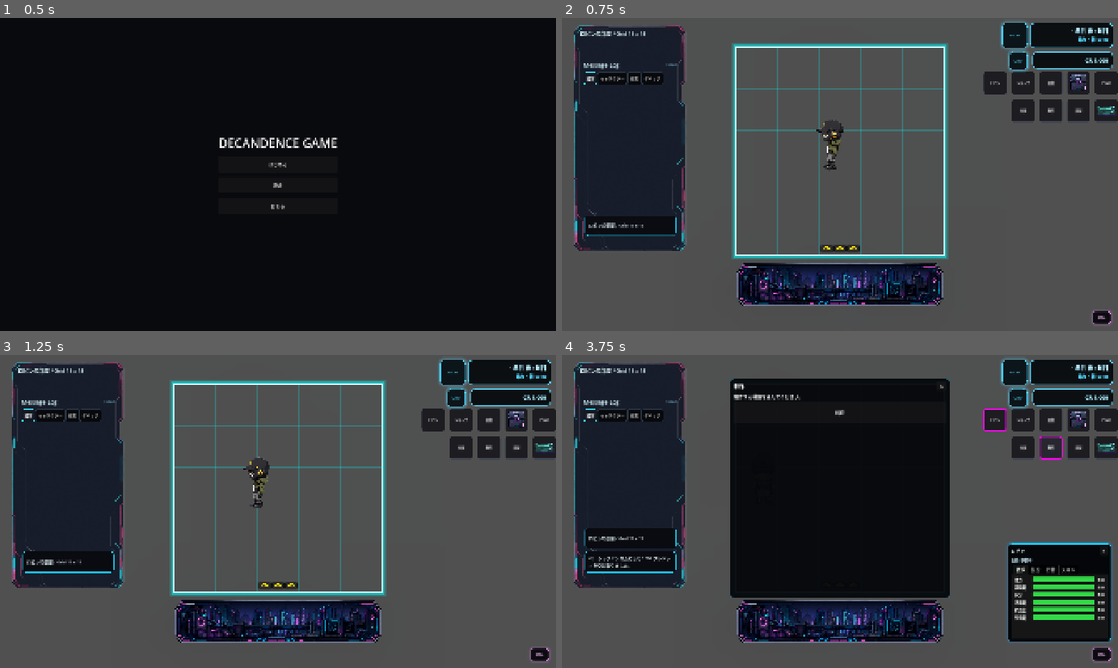
Above: before the commit, frames 1-4 (two rows, left to right).
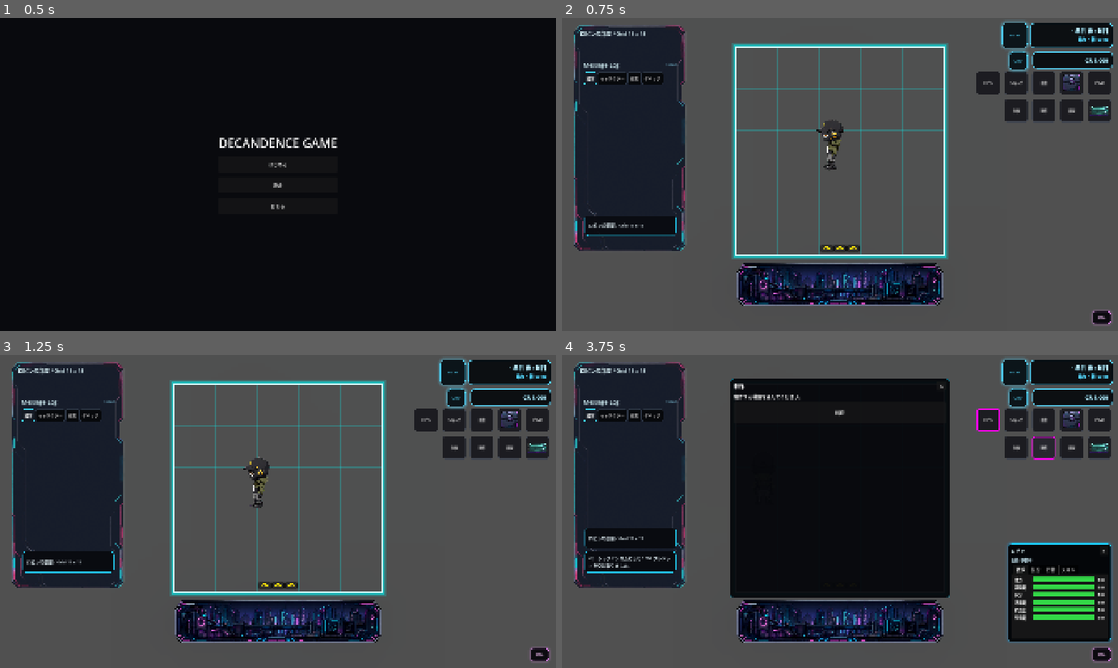
Above: after the commit, the same moments.

Repository: grimoire1089-coder/optimistic
Game: Godot game, scene res://Scenes/Boot/TitleScene.tscn
Two runs of this game, one before a commit and one after it. Both use one fixed random seed, a clock stepped at 60 frames per second and the inputs below. Sound files missing from this copy of the repository are replaced by a short silence.
Inputs:
- Up to frame 1 (0.5 s): no input
- Up to frame 2 (0.75 s): click "はじめる" at 0.5 s
- Up to frame 3 (1.25 s): no input
- Up to frame 4 (3.75 s): click "BGM" at 1.25 s; click "OFF" at 2 s; click "ロビン" at 2.75 s; click "制作" at 3.5 s

Frame 1 is identical in both runs. In frame 2, 1.7% of the frame differs, in the area x 74-100%, y 17-33%; in frame 3, 1.7%; in frame 4, 1.8%, in the area x 74-100%, y 17-34%.

Commit message:
Keep right margin for enlarged HUD buttons

Diff:
--- a/Scripts/UI/HUD/CraftButton.gd
+++ b/Scripts/UI/HUD/CraftButton.gd
@@ -5,18 +5,19 @@
 const DEFAULT_LABEL_CODES := [0x5236, 0x4f5c]
 const HUD_BUTTON_SIZE := Vector2(80.0, 80.0)
 const HUD_BUTTON_GAP := 16.0
+const HUD_RIGHT_MARGIN := 24.0
 const FIRST_ROW_BUTTON_SIZE := HUD_BUTTON_SIZE
 const FIRST_ROW_TOP := 184.0
-const FIRST_ROW_BUILD_LEFT := -80.0
+const FIRST_ROW_BUILD_LEFT := -(HUD_RIGHT_MARGIN + HUD_BUTTON_SIZE.x)
 const FIRST_ROW_INVENTORY_LEFT := FIRST_ROW_BUILD_LEFT - HUD_BUTTON_SIZE.x - HUD_BUTTON_GAP
 const FIRST_ROW_BOOK_LEFT := FIRST_ROW_INVENTORY_LEFT - HUD_BUTTON_SIZE.x - HUD_BUTTON_GAP
 const FIRST_ROW_SHOP_LEFT := FIRST_ROW_BOOK_LEFT - HUD_BUTTON_SIZE.x - HUD_BUTTON_GAP
 const FIRST_ROW_ROBIN_LEFT := FIRST_ROW_SHOP_LEFT - HUD_BUTTON_SIZE.x - HUD_BUTTON_GAP
-const SECOND_ROW_BILL_LEFT := -80.0
+const SECOND_ROW_BILL_LEFT := -(HUD_RIGHT_MARGIN + HUD_BUTTON_SIZE.x)
 const SECOND_ROW_SETTINGS_LEFT := SECOND_ROW_BILL_LEFT - HUD_BUTTON_SIZE.x - HUD_BUTTON_GAP
 const SECOND_ROW_CRAFT_LEFT := SECOND_ROW_SETTINGS_LEFT - HUD_BUTTON_SIZE.x - HUD_BUTTON_GAP
 const SECOND_ROW_WORK_LEFT := SECOND_ROW_CRAFT_LEFT - HUD_BUTTON_SIZE.x - HUD_BUTTON_GAP
-const SECOND_ROW_TOP := 280.0
+const SECOND_ROW_TOP := FIRST_ROW_TOP + HUD_BUTTON_SIZE.y + HUD_BUTTON_GAP
 const SECOND_ROW_TOP_RIGHT_OFFSET := Vector2(SECOND_ROW_CRAFT_LEFT, SECOND_ROW_TOP)
 const SECOND_ROW_BUTTON_SIZE := HUD_BUTTON_SIZE
 const SECOND_ROW_MENU_TOP_RIGHT_OFFSET := Vector2(-344.0, 328.0)
